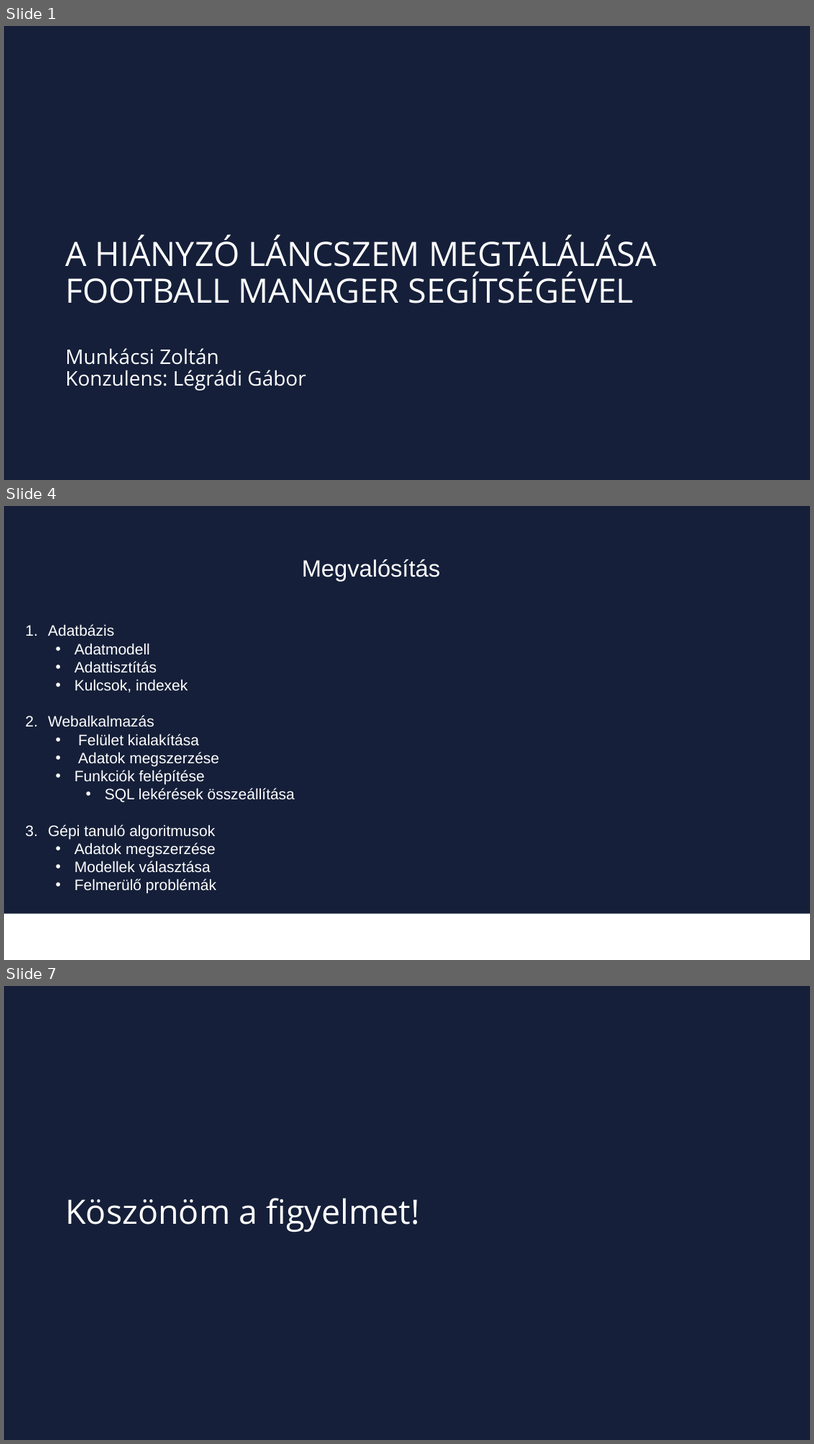
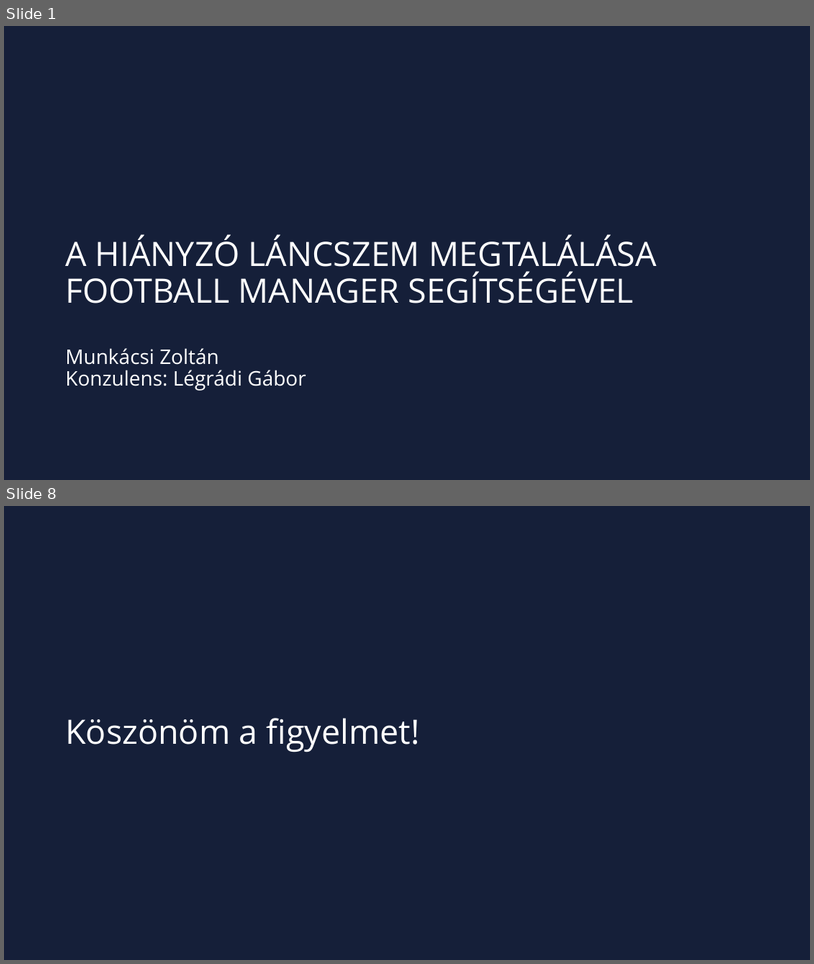
Before and after one commit to mZoltan05/MissingChainviaFootballManager, a slide deck: Szakdolgozat/Megvalósítás/Projektmunka4/MunkácsiZoltán_PREZ.pptx. Shown one above the other, each under a label of ours: slides 1, 4 and 7 before the commit, slides 1 and 8 after it; the slides between them are not shown. The pictures are 814x1444 and 814x964 pixels, drawn with LibreOffice and Linux fonts; fonts in the diff are those of the drawing; background and template pictures are left out. Boxes give left, top, right and bottom in pixels: in the first picture for what was removed or moved away, otherwise in the second. Text is boxed around its words. In the diff, an @@ line names an element or a change of style, - is before the commit and + after.

```diff
--- a/Szakdolgozat/Megvalósítás/Projektmunka4/MunkácsiZoltán_PREZ.pptx
+++ b/Szakdolgozat/Megvalósítás/Projektmunka4/MunkácsiZoltán_PREZ.pptx
@@ slide 4 removed at box(4, 506, 810, 960), background #151F39 @@
@@ text removed at box(302, 559, 440, 581) @@
-Megvalósítás
@@ text removed at box(48, 624, 295, 893) @@
-1. Adatbázis
-  • Adatmodell
-  • Adattisztítás
-  • Kulcsok, indexek
-2. Webalkalmazás
-  • Felület kialakítása
-  • Adatok megszerzése
-  • Funkciók felépítése
-    • SQL lekérések összeállítása
-3. Gépi tanuló algoritmusok
-  • Adatok megszerzése
-  • Modellek választása
-  • Felmerülő problémák
@@ rectangle removed at box(4, 913, 810, 960) @@
-v
@@ what was slide 7 is now slide 8 @@
```
Also in this commit, not shown: 3 slides changed, 3 slides added, 1 other slide removed, 4 other files.
